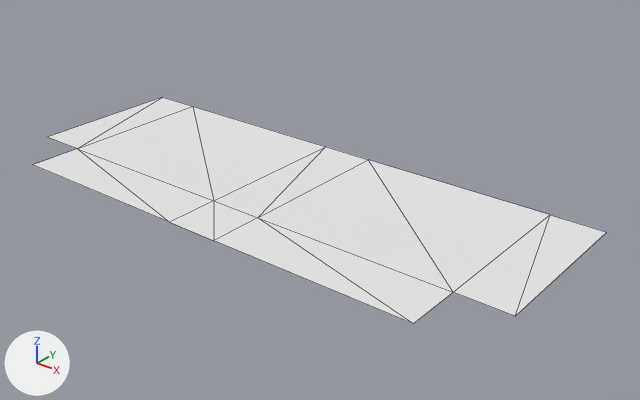
The OBJ model Res/Models/Entrance_Roof.obj: old version first, new version second.
Before and after are seen from a 50 mm camera at (38.9, -43.0, 27.3) aimed at (3.0, 1.9, -0.6). The axes (+X, +Y, +Z) are drawn at lower left. The lights are the same throughout. Mesh edges are drawn as thin lines. Where no turn or scale is listed for an object, it has been applied to the vertices.

The first picture shows 'Roof_Cube.011'.
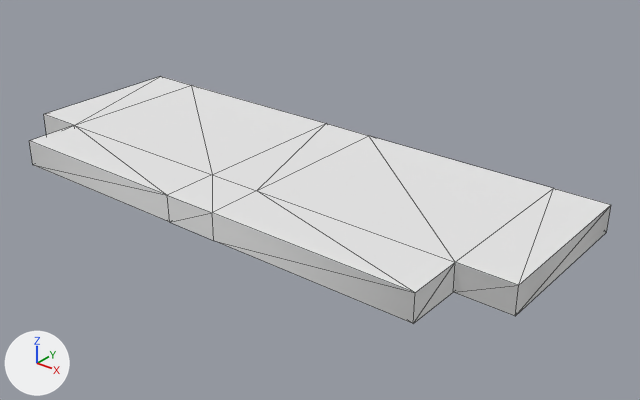
What differs and where, as boxes [x1, y1, x2, y2] in the pictures (640 x 400 px):
'Roof_Cube.011', reshaped (9% taller): before [34, 97, 606, 324]; after [29, 77, 611, 324]
part 1 of me_roof_cube_011, added: after [29, 77, 611, 324]

Edits to the bpy script that builds the scene:
```text
Change me_roof_cube_011:
    used by ob_roof_cube_011; location = (0.0, 0.0, 0.0)
    remove me_roof_cube_011.from_pydata(...)  # 16 vertices, 16 faces; spans x -21.4..21.4, y -7.9..9.0, z 0.0
    add me_roof_cube_011.from_pydata(...)  # 32 vertices, 60 faces; spans x -21.4..21.4, y -7.9..9.0, z 0.0..2.0
    me_roof_cube_011 part 1
    2 vertices are added at (-2.1, -3.7, 2.0), (2.1, -3.7, 2.0)
    14 new vertices lie (0.0, 0.0, 2.0) away from vertices in x -21.4..21.4, y -7.9..9.0, z 0.0
    44 new faces join them
```
